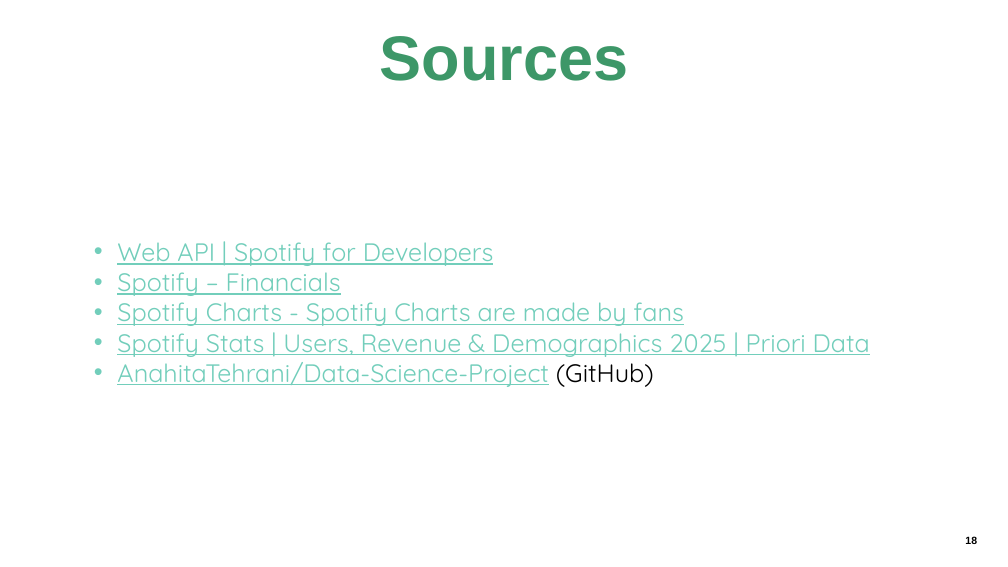
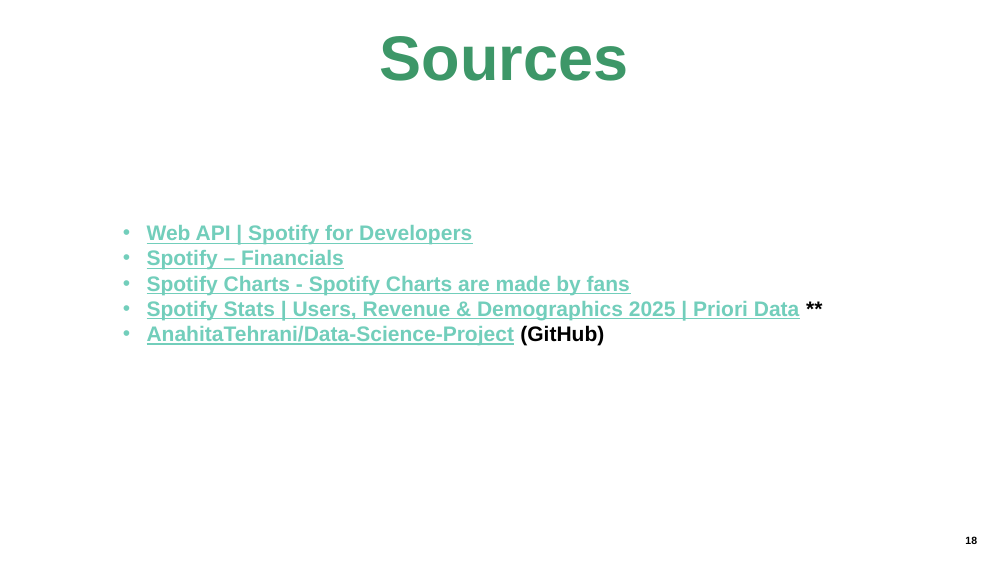
Before and after one commit to AnahitaTehrani/Data-Science-Project, a slide deck: slide 19 of Presentation/Week 4 Prezi.pptx. Drawn at 1008x567 pixels with LibreOffice and Linux fonts; fonts in the diff are those of the drawing. Boxes give left, top, right and bottom in pixels: in the first picture for what was removed or moved away, otherwise in the second. Text is boxed around its words. In the diff, an @@ line names an element or a change of style, - is before the commit and + after.

```diff
--- a/Presentation/Week 4 Prezi.pptx
+++ b/Presentation/Week 4 Prezi.pptx
@@ text "Web API | Spotify for ...": place and size @@
-text "Web API | Spotify for ..." at [117, 242, 870, 387]
+text "Web API | Spotify for ..." at [147, 225, 800, 346]
@@ text at [147, 225, 630, 346]: size 24 to 20 pt, font Quicksand to Arial, bold on in "Web API | Spotify for Developers", "Spotify – Financials", "Spotify Charts - Spotify Charts are made ...", "AnahitaTehrani/Data-Science-Project (GitHub)" @@
@@ text at [147, 301, 800, 320]: text changed; size 24 to 20 pt; font Quicksand to Arial; bold on @@
-• Spotify Stats | Users, Revenue & Demographics 2025 | Priori Data
+• Spotify Stats | Users, Revenue & Demographics 2025 | Priori Data **
```
Also in this commit, not shown: 2 other slides changed.
